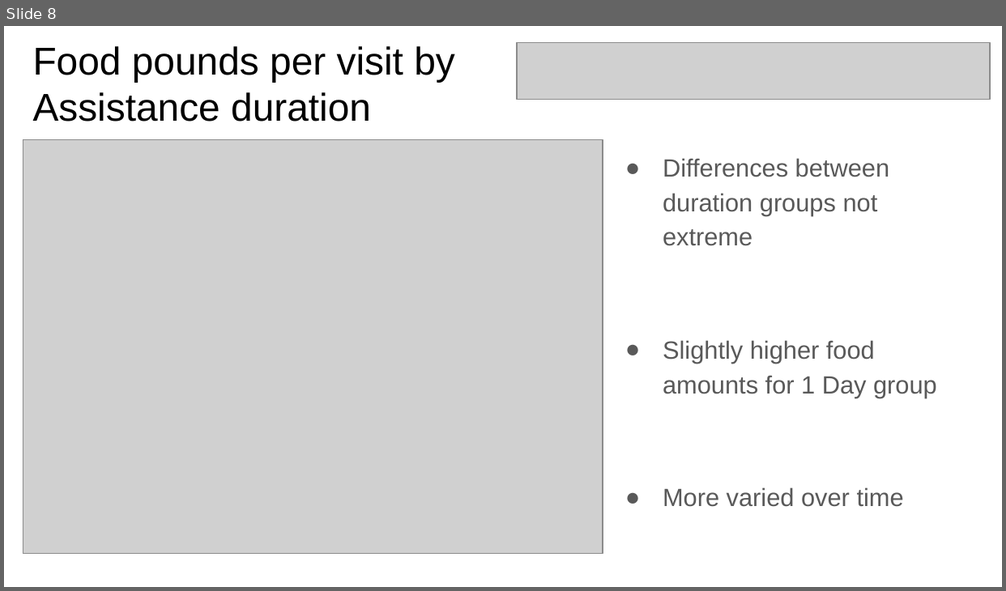
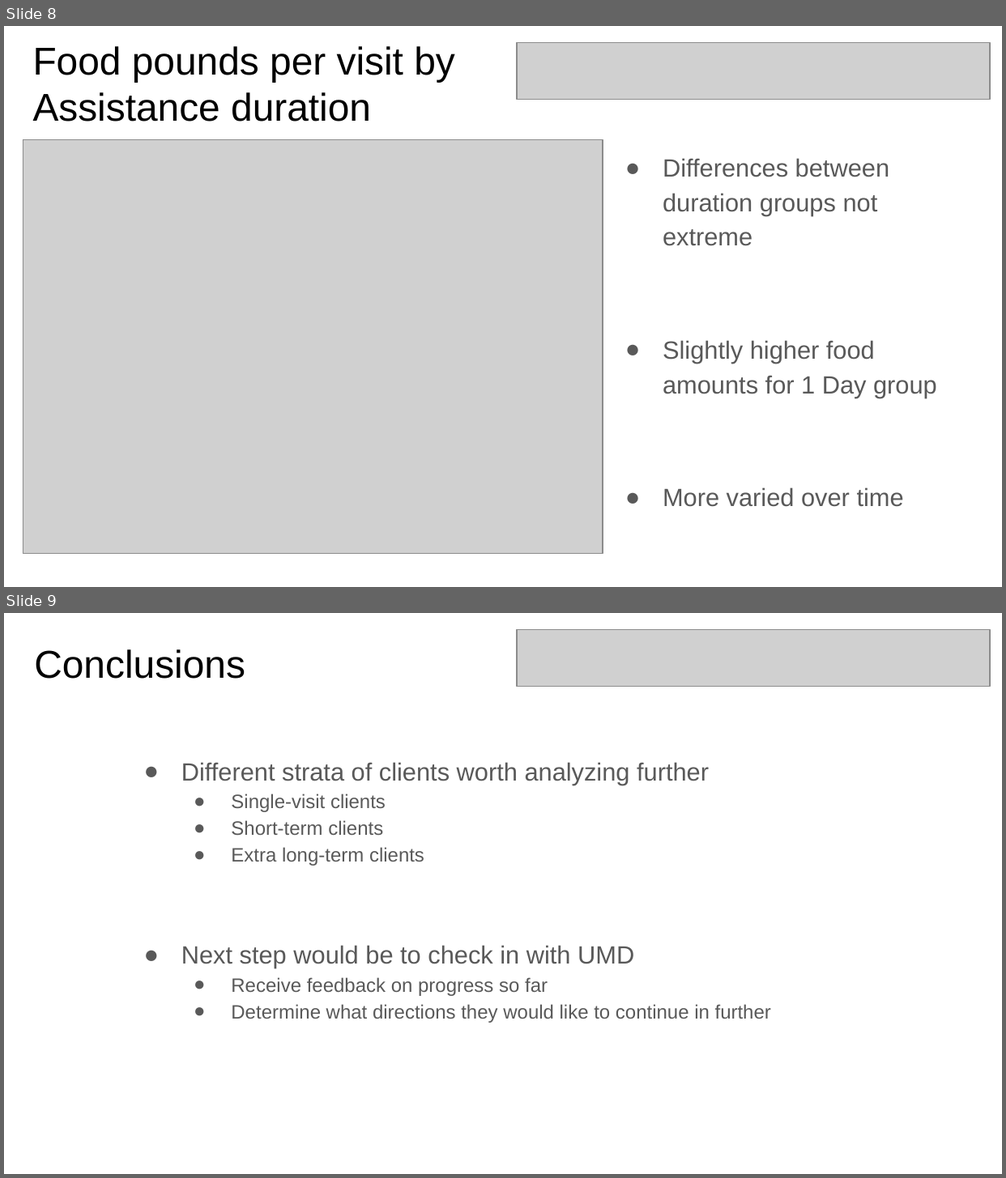
Before and after one commit to datasci611/bios611-projects-fall-2019-kingwilliam87, a slide deck: project_1/results/project1_presentation.pptx. Shown one above the other, each under a label of ours: slide 8 before the commit, slides 8 and 9 after it. The pictures are 1006x591 and 1006x1178 pixels, drawn with LibreOffice and Linux fonts; fonts in the diff are those of the drawing; grey boxes stand for pictures. Boxes give left, top, right and bottom in pixels: in the first picture for what was removed or moved away, otherwise in the second. Text is boxed around its words. In the diff, an @@ line names an element or a change of style, - is before the commit and + after.

```diff
--- a/project_1/results/project1_presentation.pptx
+++ b/project_1/results/project1_presentation.pptx
@@ slide 9 added at (x1=4, y1=613, x2=1002, y2=1174), background #FFFFFF @@
@@ picture added at (x1=517, y1=629, x2=990, y2=686) @@
@@ title added at (x1=34, y1=649, x2=245, y2=679), 28 pt, text #000000 @@
+Conclusions
@@ text added at (x1=181, y1=762, x2=771, y2=1023), 14 pt, text #595959 @@
+● Different strata of clients worth analyzing further
+  ● Single-visit clients
+  ● Short-term clients
+  ● Extra long-term clients
+● Next step would be to check in with UMD
+  ● Receive feedback on progress so far
+  ● Determine what directions they would like to continue in further
```
Also in this commit, not shown: 1 slide removed.
